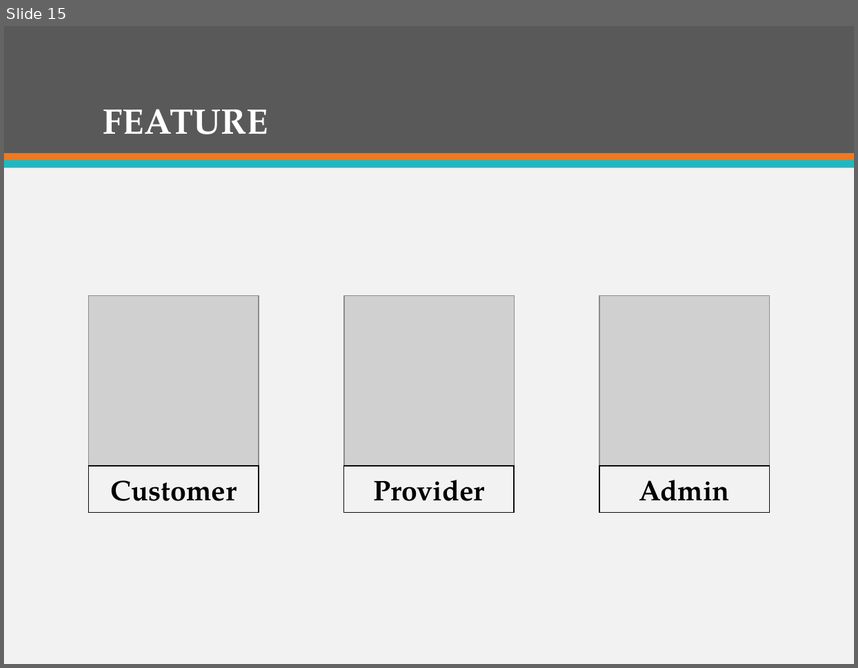
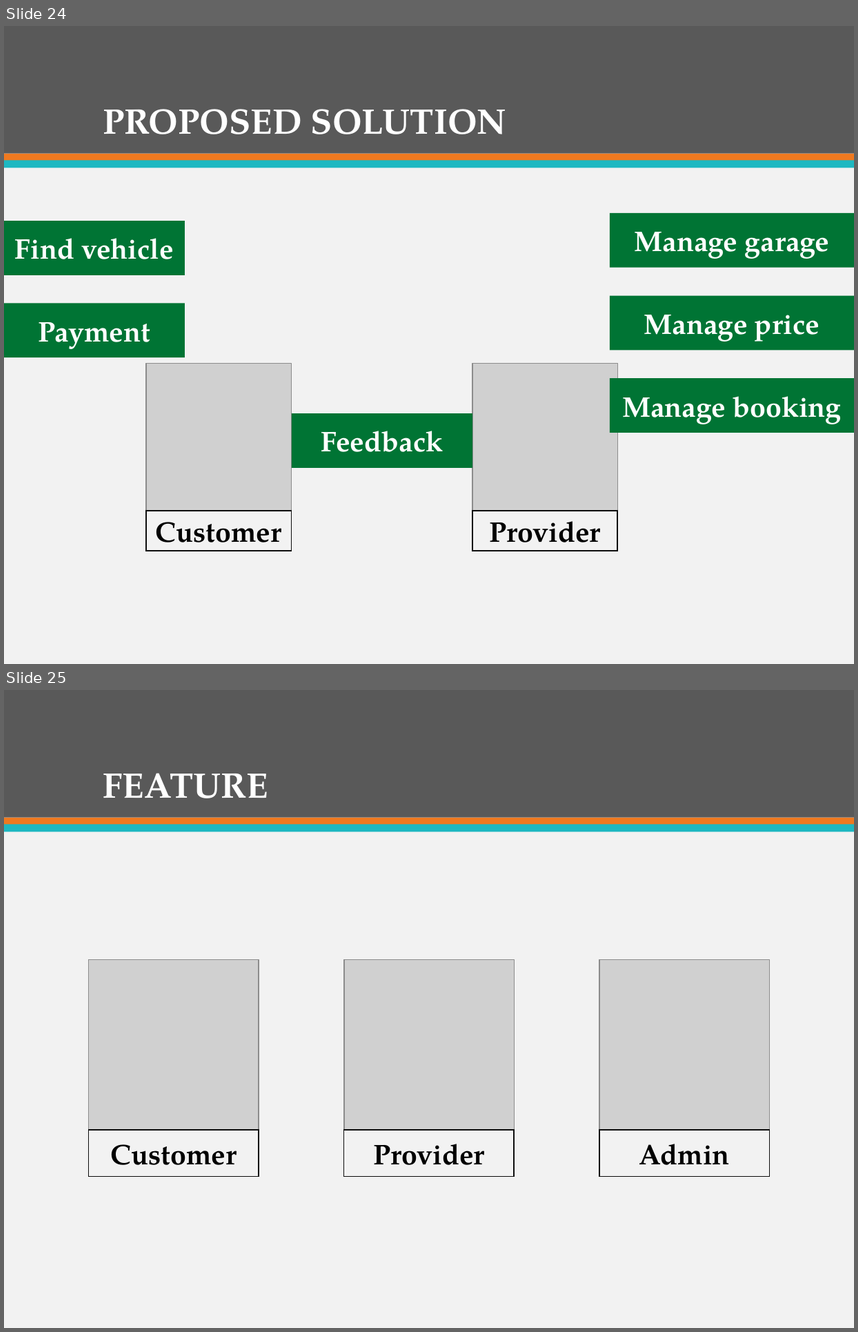
Before and after one commit to firzgard/CarRentalPortal, a slide deck: slide/CAR RENTAL PORTAL-Official.pptx. Shown one above the other, each under a label of ours: slide 15 before the commit, slides 24 and 25 after it. The pictures are 858x668 and 858x1332 pixels, drawn with LibreOffice and Linux fonts; fonts in the diff are those of the drawing; grey boxes stand for pictures. Boxes give left, top, right and bottom in pixels: in the first picture for what was removed or moved away, otherwise in the second. Text is boxed around its words. In the diff, an @@ line names an element or a change of style, - is before the commit and + after.

```diff
--- a/slide/CAR RENTAL PORTAL-Official.pptx
+++ b/slide/CAR RENTAL PORTAL-Official.pptx
@@ slide 24 added at box(4, 26, 854, 664), background #F2F2F2; not listed: 3 template elements that a slide beside it also shows @@
@@ title added at box(103, 109, 507, 134), 30 pt, text #FFFFFF, bold @@
+PROPOSED SOLUTION
@@ rectangle added at box(4, 221, 185, 275), fill #007434, 24 pt, text #FFFFFF, bold @@
+Find vehicle
@@ rectangle added at box(610, 213, 854, 267), fill #007434, 24 pt, text #FFFFFF, bold @@
+Manage garage
@@ rectangle added at box(4, 303, 185, 357), fill #007434, 24 pt, text #FFFFFF, bold @@
+Payment
@@ rectangle added at box(610, 296, 854, 350), fill #007434, 24 pt, text #FFFFFF, bold @@
+Manage price
@@ picture added at box(146, 363, 291, 510) @@
@@ picture added at box(473, 363, 618, 510) @@
@@ rectangle added at box(610, 378, 854, 432), fill #007434, 24 pt, text #FFFFFF, bold @@
+Manage booking
@@ rectangle added at box(291, 413, 473, 467), fill #007434, 24 pt, text #FFFFFF, bold @@
+Feedback
@@ rectangle added at box(146, 510, 291, 551), outline #0D0D0D 1 pt, 24 pt, text #000000, bold @@
+Customer
@@ rectangle added at box(473, 510, 618, 551), outline #0D0D0D 1 pt, 24 pt, text #000000, bold @@
+Provider
@@ what was slide 15 is now slide 25 @@
```
Also in this commit, not shown: 4 slides changed, 10 other slides added, 1 slide removed.
